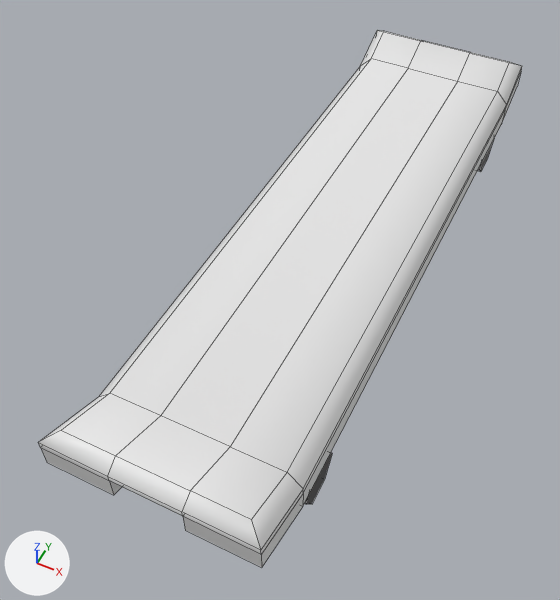
A saved change to the FBX model RailRiderUnity/Assets/Models/Board/board.fbx.
The view is the same before and after, from a 50 mm camera at (0.282, -0.746, 0.713) aimed at (-0.041, -0.1, -0.095). The axes (+X, +Y, +Z) are drawn at lower left. The lights are the same throughout. Mesh edges are drawn as thin lines.

Names of what the first picture shows: 'Board'.
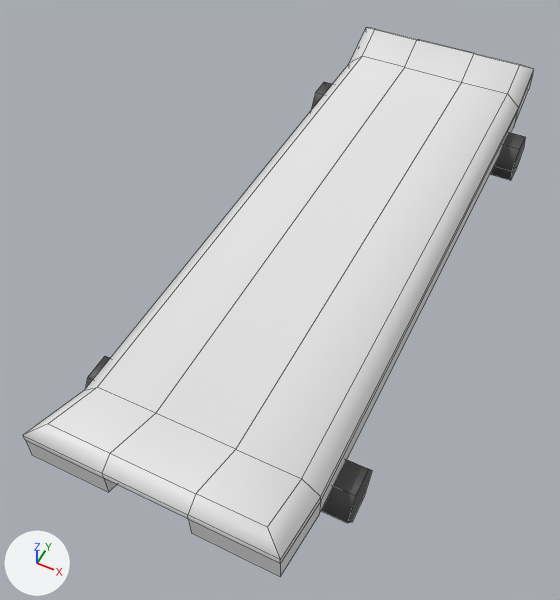
What differs and where, as boxes (x1, y1, x2, y2) in the pictures (560 x 600 px; the box of a moved part takes in the faces that stretch with it):
'Board', reshaped
    before: (38, 30, 522, 567)
    after: (23, 28, 534, 576)
part 1 of me_cube, moved or reshaped
    before: (38, 30, 522, 567)
    after: (23, 28, 534, 576)
part 2 of me_cube, moved or reshaped
    before: (478, 142, 493, 171)
    after: (312, 82, 526, 180)
part 3 of me_cube, moved or reshaped
    before: (305, 453, 332, 504)
    after: (86, 356, 372, 523)

The change in detail:
me_cube has 84 vertices, 74 faces and spans x -0.129..0.129, y -0.479..0.456, z -0.114..0.033.
me_cube is used by ob_board; location (0.0, 0.0, 0.0).
me_cube part 1: the loose piece of 60 vertices spanning x -0.129..0.129, y -0.479..0.456, z -0.058..0.033 is scaled about its middle by (1.15, 1, 1).
me_cube part 2: the loose piece of 12 vertices spanning x -0.126..0.126, y 0.288..0.36, z -0.1..-0.038 is scaled about its middle by (1.4, 1, 1).
me_cube part 3: the loose piece of 12 vertices spanning x -0.126..0.126, y -0.369..-0.297, z -0.114..-0.051 is scaled about its middle by (1.4, 1, 1).
